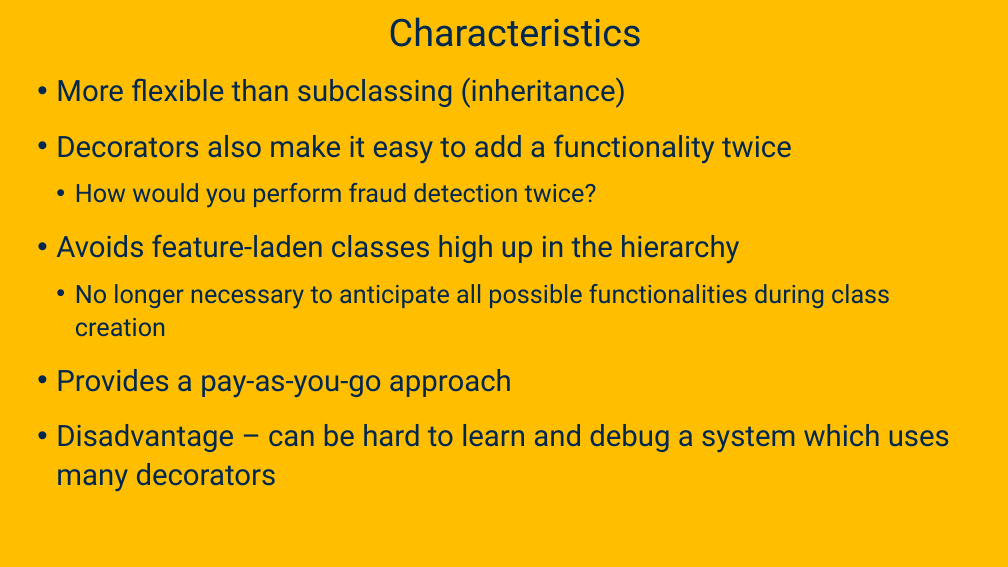
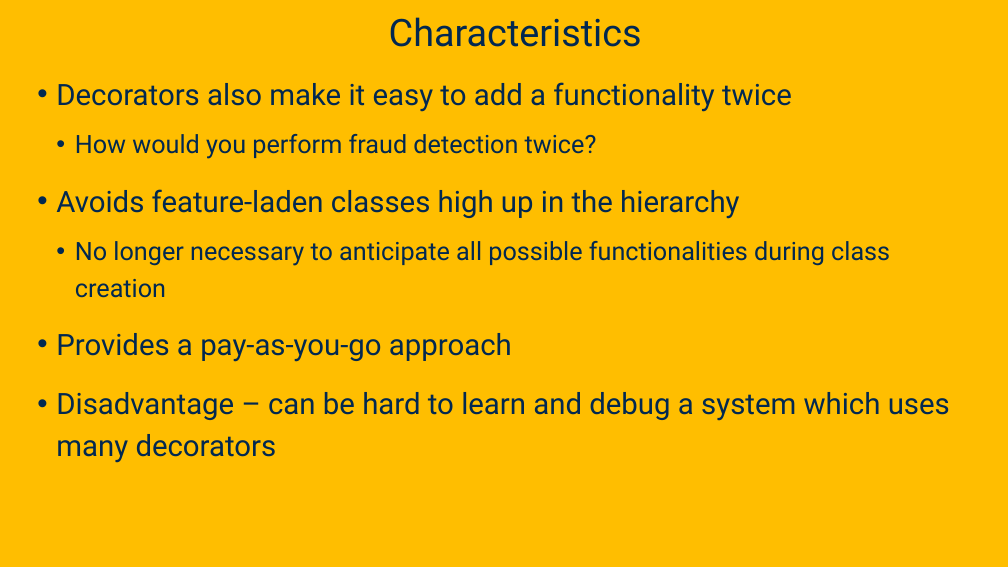
Before and after one commit to davsec-teaching/ecs160-f25, a slide deck: slide 64 of slides/8_design_patterns.pptx (slide 62 before the commit). Drawn at 1008x567 pixels with LibreOffice and Linux fonts; fonts in the diff are those of the drawing; background and template pictures are left out. Boxes give left, top, right and bottom in pixels: in the first picture for what was removed or moved away, otherwise in the second. Text is boxed around its words. In the diff, an @@ line names an element or a change of style, - is before the commit and + after.

```diff
--- a/slides/8_design_patterns.pptx
+++ b/slides/8_design_patterns.pptx
@@ text "Decorators also make it easy ..." at bbox=[56, 82, 950, 463]: line spacing 1.1 to 1.2 @@
@@ text at bbox=[56, 77, 626, 108]: paragraph removed @@
-• More flexible than subclassing (inheritance)
```
Also in this commit, not shown: 20 other slides changed, 3 slides added.
